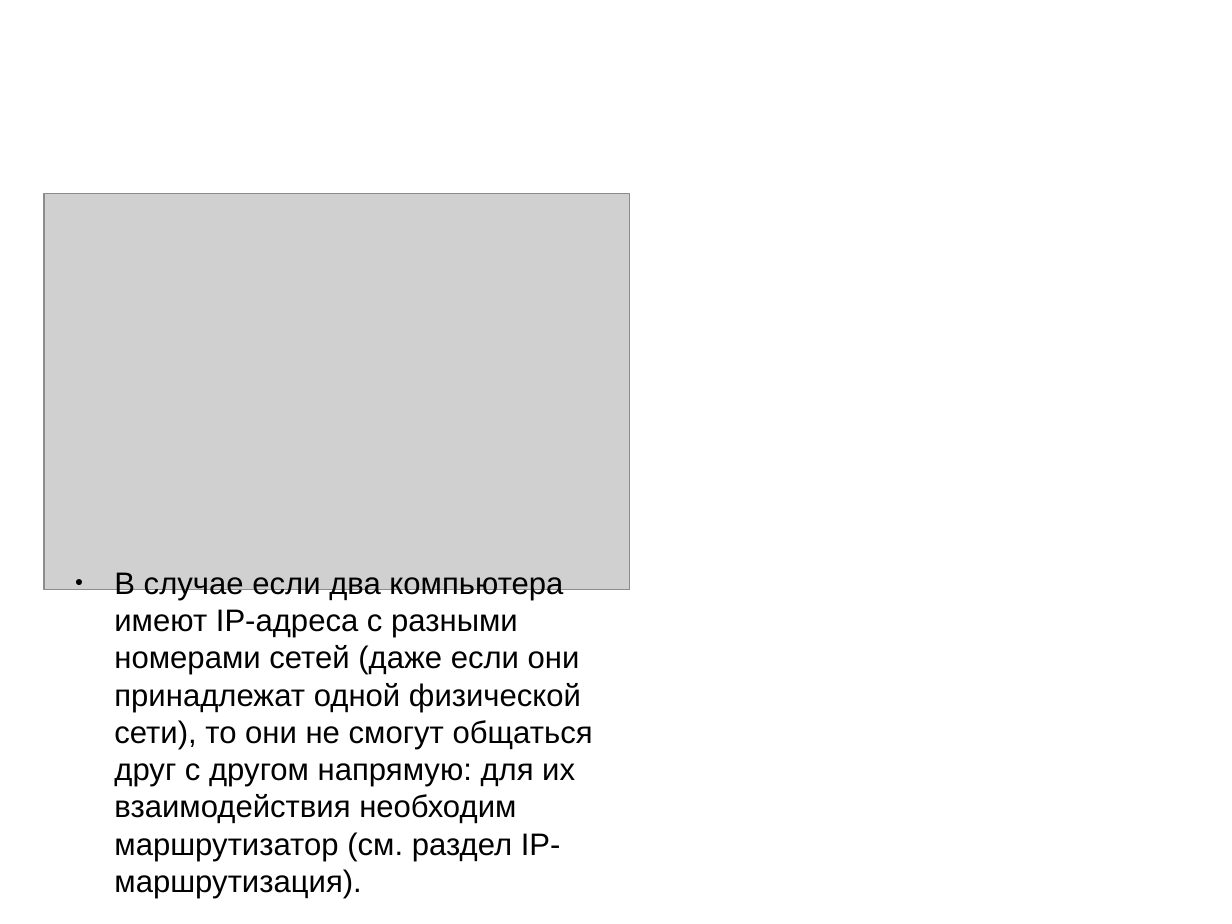
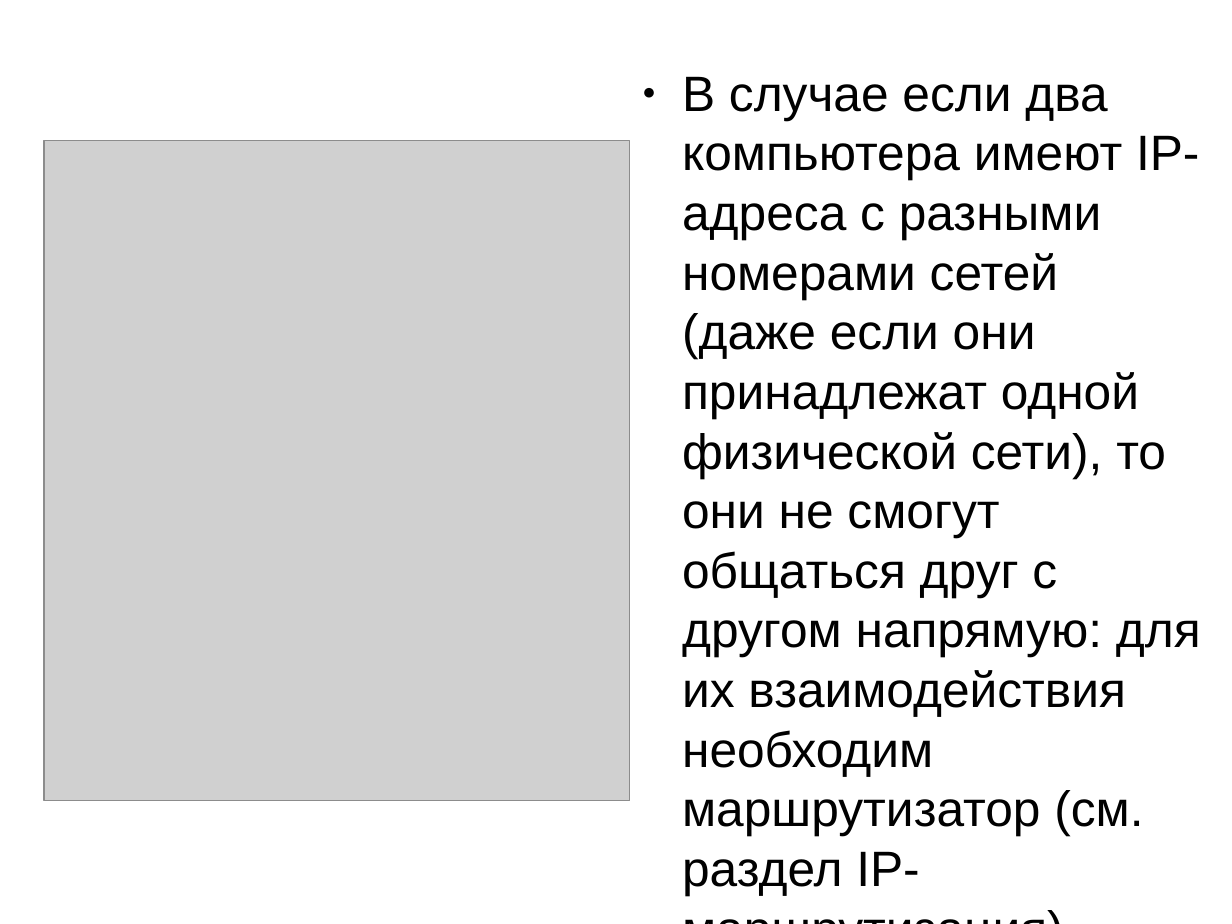
Before and after one commit to IvanSimeyko/network, a slide deck: slide 6 of network_layer.odp. Drawn at 1232x924 pixels with LibreOffice and Linux fonts; fonts in the diff are those of the drawing; grey boxes stand for pictures. Boxes give left, top, right and bottom in pixels: in the first picture for what was removed or moved away, otherwise in the second. Text is boxed around its words. In the diff, an @@ line names an element or a change of style, - is before the commit and + after.

```diff
--- a/network_layer.odp
+++ b/network_layer.odp
@@ text "В случае если два компьютера ...": place and size @@
-text "В случае если два компьютера ..." at bbox=[114, 572, 593, 898]
+text "В случае если два компьютера ..." at bbox=[682, 76, 1201, 886]
@@ text "В случае если два компьютера ..." at bbox=[682, 76, 1201, 886]: size 20 to 32 pt @@
@@ picture: place and size @@
-picture at bbox=[44, 193, 629, 589]
+picture at bbox=[44, 141, 629, 802]
```
Also in this commit, not shown: 2 other files.
